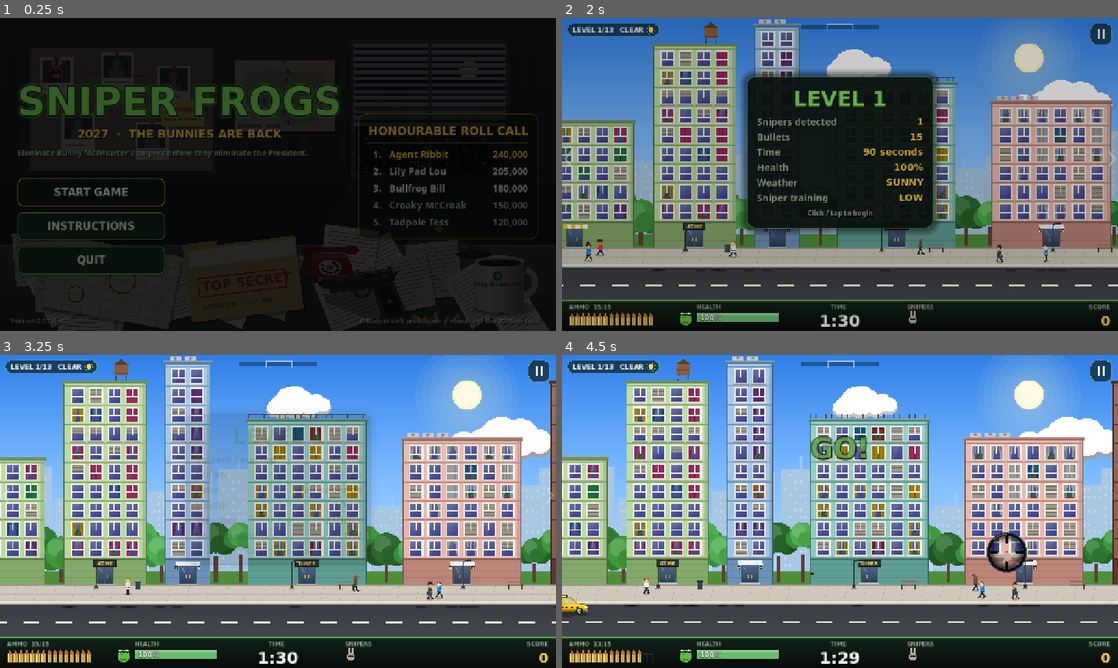
Above: before the commit, frames 1-4 (two rows, left to right).
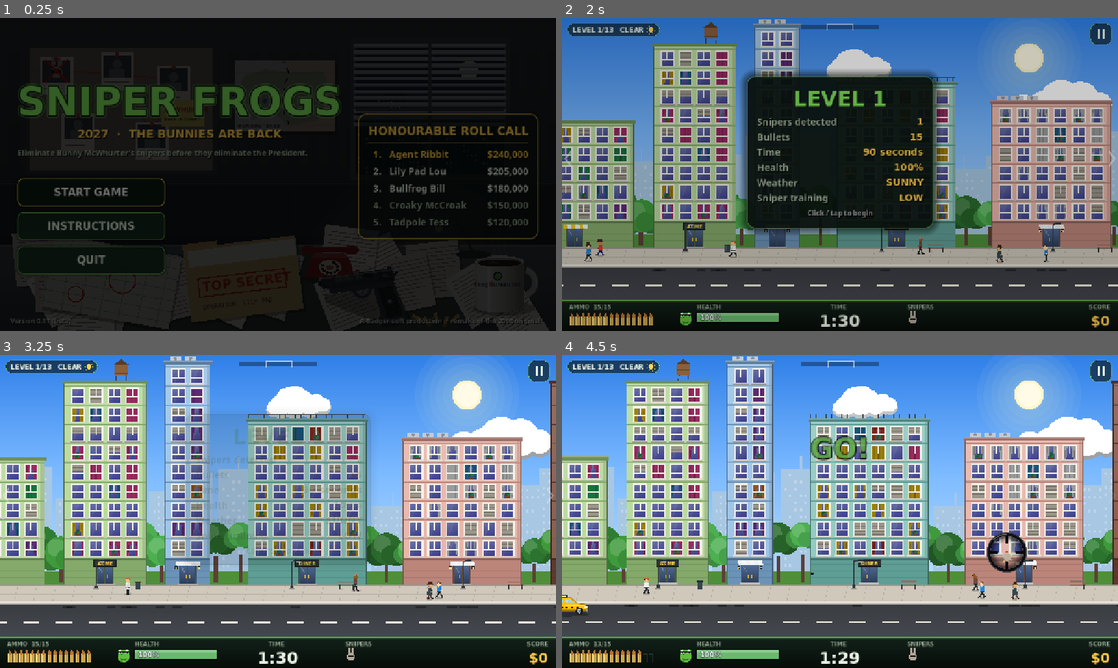
Above: after the commit, the same moments.

Repository: badgersoft/sniperfrogs
Game: Godot game, scene res://scenes/main.tscn
Same seed, same stepped clock (60 frames per second), same inputs: the game is played once before the commit and once after it.
Inputs (mouse positions are in pixels of both pictures, inside the frame that each line leads up to):
- Up to frame 1 (0.25 s): no input
- Up to frame 2 (2 s): click "START GAME" at 0.5 s; tap Enter at 1.25 s; drag from (840, 174) to (895, 105) at 1.27 s
- Up to frame 3 (3.25 s): tap Enter at 2, 2.75 s; drag from (166, 527) to (250, 574) at 2.02 s; move the mouse to (333, 442) at 2.77 s; tap D (scroll_right) at 2.85 s; click (333, 442) at 2.92 s
- Up to frame 4 (4.5 s): drag from (812, 574) to (673, 464) at 3.52 s; move the mouse to (1006, 558) at 4.27 s; tap Y at 4.35 s; click (1006, 558) at 4.42 s

The runs differ from the first frame. In frame 1, 0.5% of the frame differs, in the area x 64-97%, y 30-71%; in frame 2, less than 0.1%; in frame 3, less than 0.1%; in frame 4, less than 0.1%.

Commit message:
Dollar scores, per-level medic boost, bolder roll call, snowy level 2 (temp)
- All scores shown as dollars ($10,000 bounty, -$1,000..$5,000 civilian
  penalty, $500/second time bonus, roll call, HUD, results, game over)
- Field medic boost now after every level won: random 0-25 health,
  capped at 100 (shown on the level-complete screen)
- Main-menu Honourable Roll Call panel more opaque with a thicker border
- TEMP: level 2 set to snow for testing (marked in game_state.gd)

Co-Authored-By: Claude Opus 5.5 <noreply@anthropic.com>
Claude-Session: https://claude.ai/code/session_01Cr4DJDGexJoQ8Yo9k4y2DL

Diff:
--- a/scripts/autoload/game_state.gd
+++ b/scripts/autoload/game_state.gd
@@ -24,11 +24,9 @@
 const BUNNY_SHOT_INTERVAL := Vector2(10.0, 20.0)
 ## Global tightening of that gap (20% shorter).
 const SHOT_INTERVAL_SCALE := 0.8
-## Health carries over between levels; after every HEALTH_BOOST_EVERY levels
-## the frog gets HEALTH_BOOST_FRACTION of their current health back (rounded
-## down, capped at START_HEALTH).
-const HEALTH_BOOST_EVERY := 3
-const HEALTH_BOOST_FRACTION := 0.25
+## Health carries over between levels; after every level won a field medic
+## adds a random 0..HEALTH_BOOST_MAX points (never above START_HEALTH).
+const HEALTH_BOOST_MAX := 25
 
 enum Training { LOW, MEDIUM, EXPERT }
 enum Weather { CLEAR, STORM, SNOW }
@@ -77,7 +75,8 @@
 ## between shots further for that level.
 const ROUNDS := [
 	{"snipers": 1, "weather": Weather.CLEAR, "training": Training.LOW},       # 1
-	{"snipers": 2, "weather": Weather.CLEAR, "training": Training.LOW},       # 2
+	# TEMP: level 2 is snowy for testing - set back to Weather.CLEAR.
+	{"snipers": 2, "weather": Weather.SNOW, "training": Training.LOW},        # 2
 	{"snipers": 3, "weather": Weather.CLEAR, "training": Training.LOW},       # 3
 	{"snipers": 4, "weather": Weather.CLEAR, "training": Training.LOW},       # 4
 	{"snipers": 1, "weather": Weather.CLEAR, "training": Training.MEDIUM},    # 5
@@ -165,13 +164,13 @@
 		_: return "CLEAR"
 
 
-## Call once when the current level is won. Every HEALTH_BOOST_EVERY levels
-## the frog is patched up by 25% of their current health (rounded down).
-## Returns the amount added.
+## Call once when the current level is won: the field medic patches the
+## frog up by a random 0..HEALTH_BOOST_MAX points, capped at START_HEALTH.
+## Returns the amount actually added.
 func apply_health_boost() -> int:
-	if (round_index + 1) % HEALTH_BOOST_EVERY != 0 or is_last_round():
+	if is_last_round():
 		return 0
-	var boost := mini(int(floor(health * HEALTH_BOOST_FRACTION)), START_HEALTH - health)
+	var boost := mini(randi_range(0, HEALTH_BOOST_MAX), START_HEALTH - health)
 	health += boost
 	return boost
 
--- a/scripts/game/game.gd
+++ b/scripts/game/game.gd
@@ -433,7 +433,7 @@
 	var c: Vector2 = b.world_rect().get_center()
 	_fx.blood(c, 34)
 	_fx.glass(c, 20)
-	_fx.popup(c - Vector2(0, 26), "+10,000", UIKit.GOLD, 26)
+	_fx.popup(c - Vector2(0, 26), "+" + Hud._fmt(GameState.POINTS_PER_BUNNY), UIKit.GOLD, 26)
 	Sfx.play("glass", -3.0)
 	Sfx.play("splat", -2.0)
 	snipers_killed += 1
--- a/scripts/game/hud.gd
+++ b/scripts/game/hud.gd
@@ -212,10 +212,12 @@
 	return pts
 
 
+## Money formatting for every score in the game: 12345 -> "$12,345",
+## -2345 -> "-$2,345".
 static func _fmt(n: int) -> String:
 	var s := str(absi(n))
 	var out := ""
 	while s.length() > 3:
 		out = "," + s.substr(s.length() - 3) + out
 		s = s.substr(0, s.length() - 3)
-	return ("-" if n < 0 else "") + s + out
+	return ("-$" if n < 0 else "$") + s + out
--- a/scripts/screens/instructions.gd
+++ b/scripts/screens/instructions.gd
@@ -11,9 +11,9 @@
 const HOW_TO := [
 	["Find them", "Bunny snipers hide behind ordinary-looking windows. They only show up through your scope - sweep it across the buildings to spot them."],
 	["Watch for flashes", "When a bunny takes a shot there's a muzzle flash at their window. In storms, thunder and lightning can hide it; in snow every shot is muffled and flurries blur your view."],
-	["Take the shot", "15 bullets, 90 seconds. Each bunny is worth 10,000 points. Hitting a civilian costs you 1,000 - 5,000."],
-	["Stay alive", "Bunnies shoot back. Each hit costs around 25% health, and your health carries over from level to level. Every 3 levels a field medic restores 25% of what you have left. Better-trained bunnies miss less often."],
-	["Save the President", "If time runs out, the presidential limousine arrives... and you've failed. Clear the level early for 500 points per second left. Survive all 13 levels to win."],
+	["Take the shot", "15 bullets, 90 seconds. Each bunny is worth a $10,000 bounty. Hitting a civilian costs you $1,000 - $5,000."],
+	["Stay alive", "Bunnies shoot back. Each hit costs around 25% health, and your health carries over from level to level. After every level a field medic patches you up by up to 25% (never above 100%). Better-trained bunnies miss less often."],
+	["Save the President", "If time runs out, the presidential limousine arrives... and you've failed. Clear the level early for $500 per second left. Survive all 13 levels to win."],
 ]
 
 
--- a/scripts/screens/main_menu.gd
+++ b/scripts/screens/main_menu.gd
@@ -3,6 +3,7 @@
 ## Start / Instructions buttons.
 
 const UIKit := preload("res://scripts/ui/ui_kit.gd")
+const Hud := preload("res://scripts/game/hud.gd")
 const SpyRoom := preload("res://scripts/screens/spy_room.gd")
 
 const ROLL_CALL_WIDTH := 400.0
@@ -93,8 +94,9 @@
 	var panel := PanelContainer.new()
 	panel.size_flags_vertical = Control.SIZE_SHRINK_CENTER
 	panel.custom_minimum_size = Vector2(ROLL_CALL_WIDTH, 0)
-	var box := UIKit.panel_box(0.38)
-	box.border_color = Color(UIKit.GOLD, 0.35)
+	var box := UIKit.panel_box(0.6)
+	box.border_color = Color(UIKit.GOLD, 0.55)
+	box.set_border_width_all(3)
 	box.shadow_size = 8
 	box.shadow_color = Color(0, 0, 0, 0.25)
 	panel.add_theme_stylebox_override("panel", box)
@@ -142,7 +144,7 @@
 		var nm := UIKit.label(str(e[0]), font_size, c, font)
 		nm.size_flags_horizontal = Control.SIZE_EXPAND_FILL
 		nm.clip_text = true
-		var sc := UIKit.label(_fmt(int(e[1])), font_size, c, font)
+		var sc := UIKit.label(Hud._fmt(int(e[1])), font_size, c, font)
 		sc.horizontal_alignment = HORIZONTAL_ALIGNMENT_RIGHT
 		sc.custom_minimum_size.x = font_size * 5.0
 		for l in [rank, nm, sc]:
@@ -154,12 +156,3 @@
 func _on_start() -> void:
 	GameState.new_game()
 	main.goto("briefing")
-
-
-static func _fmt(n: int) -> String:
-	var s := str(n)
-	var out := ""
-	while s.length() > 3:
-		out = "," + s.substr(s.length() - 3) + out
-		s = s.substr(0, s.length() - 3)
-	return s + out
--- a/scripts/screens/round_end.gd
+++ b/scripts/screens/round_end.gd
@@ -1,6 +1,6 @@
 extends Control
-## Victorious end-of-round screen. Collates the round's points and then
-## drains the remaining seconds into the score at 500 points each.
+## Victorious end-of-round screen. Collates the level's bounty and then
+## drains the remaining seconds into the score at $500 each.
 
 const UIKit := preload("res://scripts/ui/ui_kit.gd")
 const SpyRoom := preload("res://scripts/screens/spy_room.gd")
@@ -52,16 +52,16 @@
 	grid.add_theme_constant_override("v_separation", 8)
 	v.add_child(grid)
 	var kills := int(r.get("kills", 0))
-	_row(grid, "Snipers eliminated  (%d x 10,000)" % kills, "+" + Hud._fmt(int(r.get("kill_points", 0))), UIKit.GREEN)
+	_row(grid, "Snipers eliminated  (%d x $10,000)" % kills, "+" + Hud._fmt(int(r.get("kill_points", 0))), UIKit.GREEN)
 	var civ := int(r.get("civilians", 0))
 	_row(grid, "Civilian casualties  (%d)" % civ, ("-" + Hud._fmt(int(r.get("penalty", 0)))) if civ > 0 else "0", UIKit.RED if civ > 0 else UIKit.TEXT)
 	var boost := int(r.get("health_boost", 0))
 	_row(grid, "Health carried forward", "%d%%" % int(r.get("health", 100)), UIKit.TEXT)
-	if boost > 0:
-		_row(grid, "Field medic boost  (every 3 levels)", "+%d%%  ->  %d%%" % [boost, GameState.health], UIKit.GREEN)
+	if not GameState.is_last_round():
+		_row(grid, "Field medic boost", "+%d%%  ->  %d%%" % [boost, GameState.health], UIKit.GREEN if boost > 0 else UIKit.TEXT)
 	_row(grid, "Bullets remaining", str(int(r.get("bullets_left", 0))), UIKit.TEXT)
 	_time_val = _row(grid, "Seconds left on the clock", "%ds" % _secs, UIKit.TEXT)
-	_bonus_val = _row(grid, "Time bonus  (500 / second)", "+0", UIKit.GOLD)
+	_bonus_val = _row(grid, "Time bonus  ($500 / second)", "+0", UIKit.GOLD)
 	v.add_child(_rule())
 	var tot := HBoxContainer.new()
 	var tl := UIKit.label("TOTAL SCORE", 30, UIKit.TEXT, UIKit.title_font())
Not shown, changed: README.md
